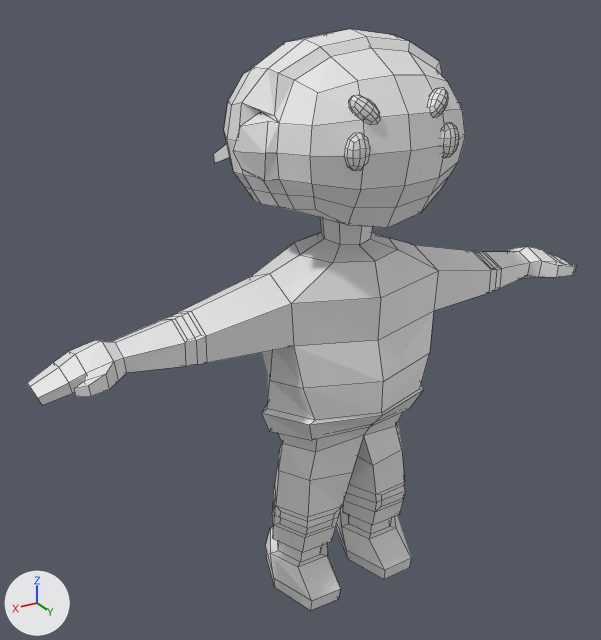
Two versions of the Blender file Assets/models/npc character.blend, one commit apart.
Rendered twice from a camera (50 mm lens) standing at (3.61, 5.32, 4.35) and looking at (0.16, -0.44, 1.47). Every picture has the same lights, and +X, +Y and +Z are marked at lower left. The picture after the commit comes second. Mesh edges are drawn as thin lines.

The first picture shows 'npc'.
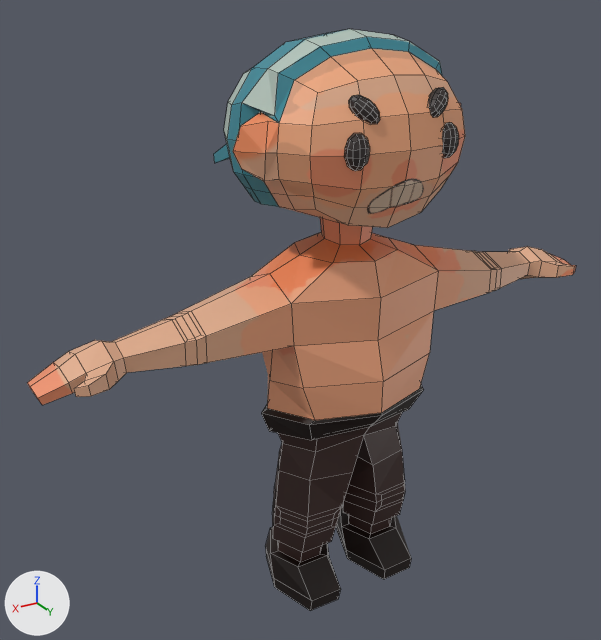
Changed parts and their boxes (x1, y1, x2, y2) in the pictures (601 x 640 px):
'npc', surface changed (white to brown)
    both: (27, 29, 576, 610)

What changed in the scene script:
```text
Add img_npc1_base_color_png:
    img_npc1_base_color_png = load_image('npc1 Base Color.png', 'nakeyguy Base Color.png', 1024, 1024, 'sRGB')
Change mat_material:
    remove mat_material.base_color = (0.8, 0.8, 0.8)  # white #e7e7e7
    add mat_material.texture = img_npc1_base_color_png
```
